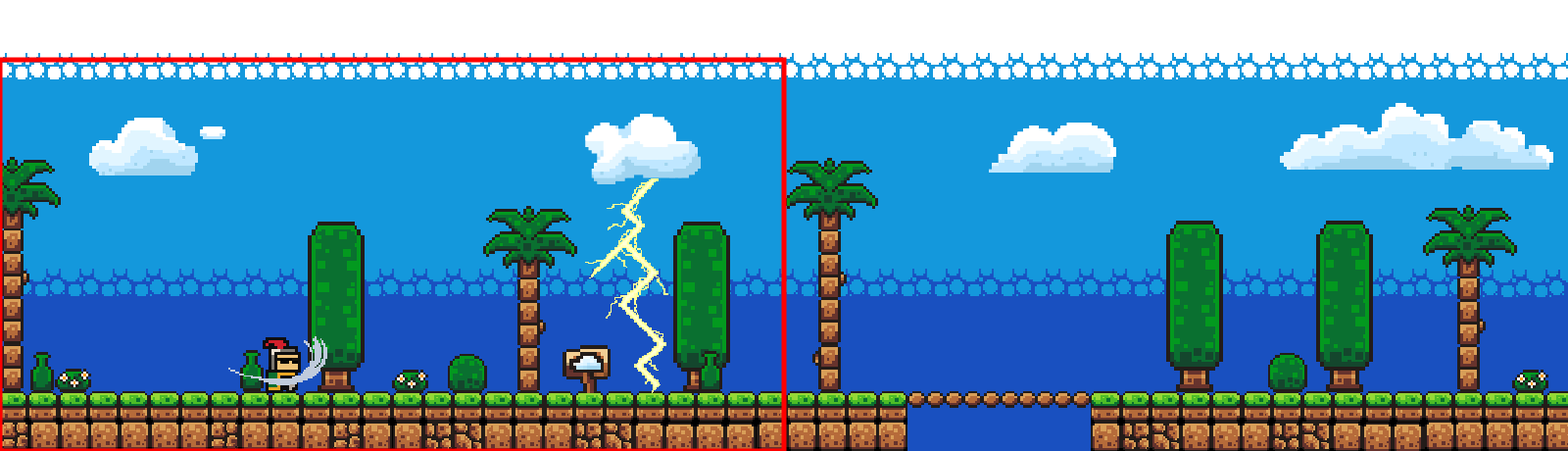
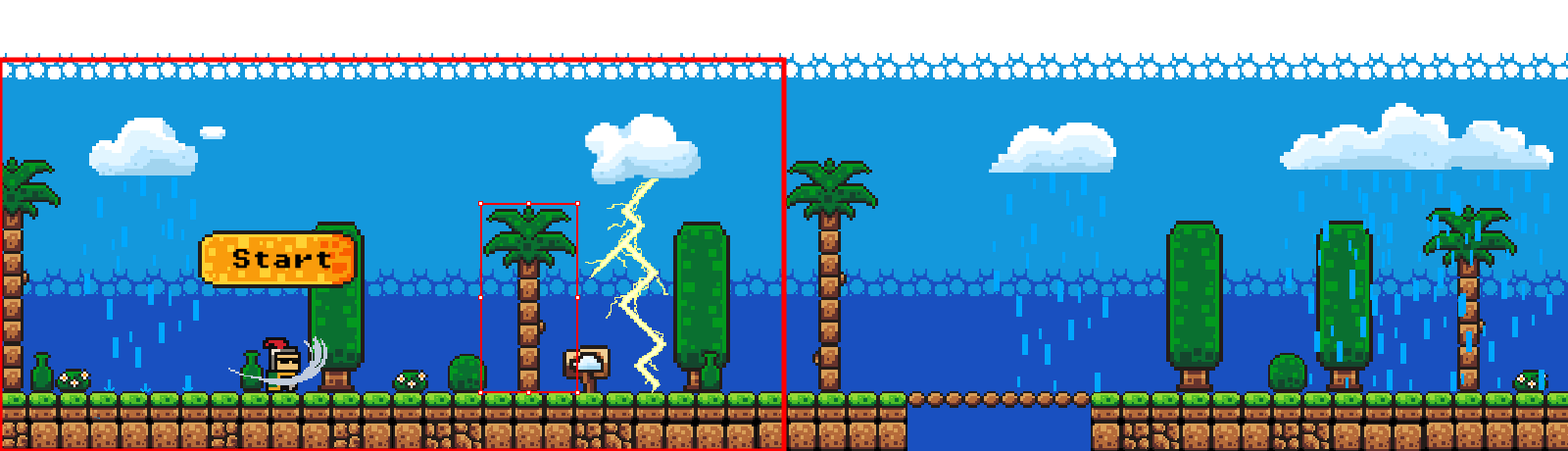
Comparing the layer stacks of the two 1568x451 images. Changes:
added group "Rain" with 6 layers above "Lightning" over box(83, 169, 1553, 420)
added layer "Layer 31 copy" in group "Rain" over box(103, 387, 115, 392)
added layer "Layer 31" in group "Rain" over box(140, 388, 151, 392)
added layer "Layer 30" in group "Rain" over box(182, 387, 194, 392)
added layer "rain last clloud" in group "Rain" over box(1284, 169, 1553, 409)
added layer "rain right cloud" in group "Rain" over box(992, 172, 1109, 392)
added layer "rain left cloud" in group "Rain" over box(83, 175, 199, 420)
showed group "Start Button" (2 layers) over box(197, 230, 358, 289)
